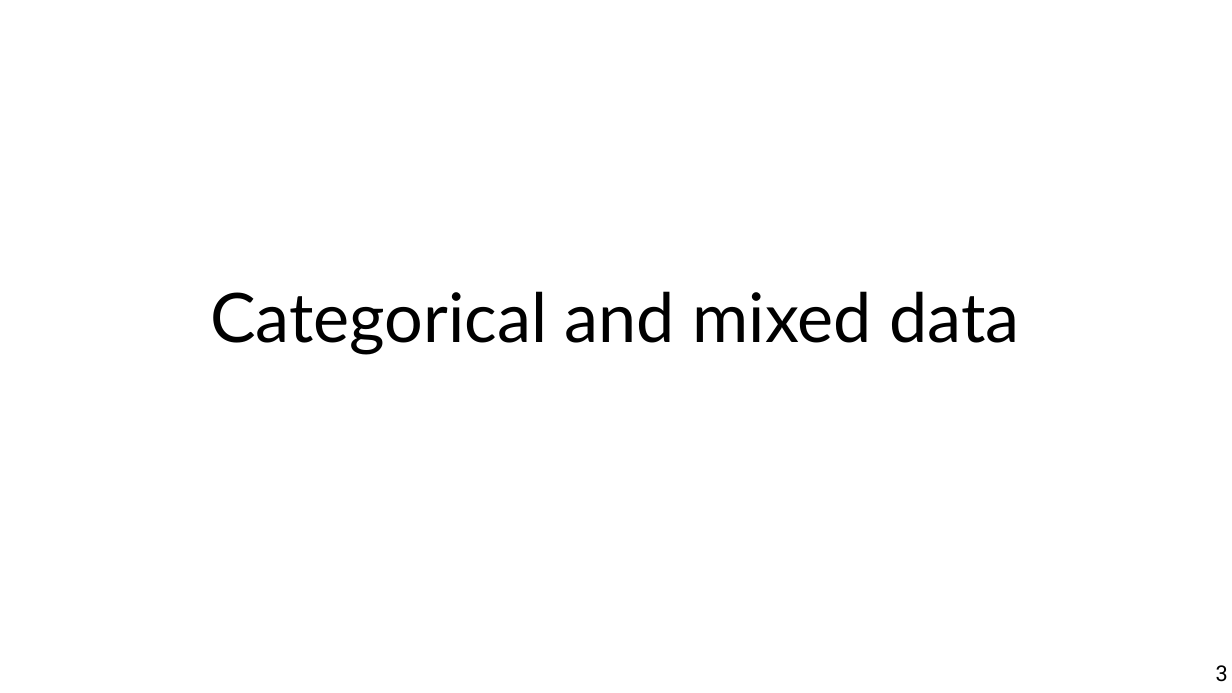
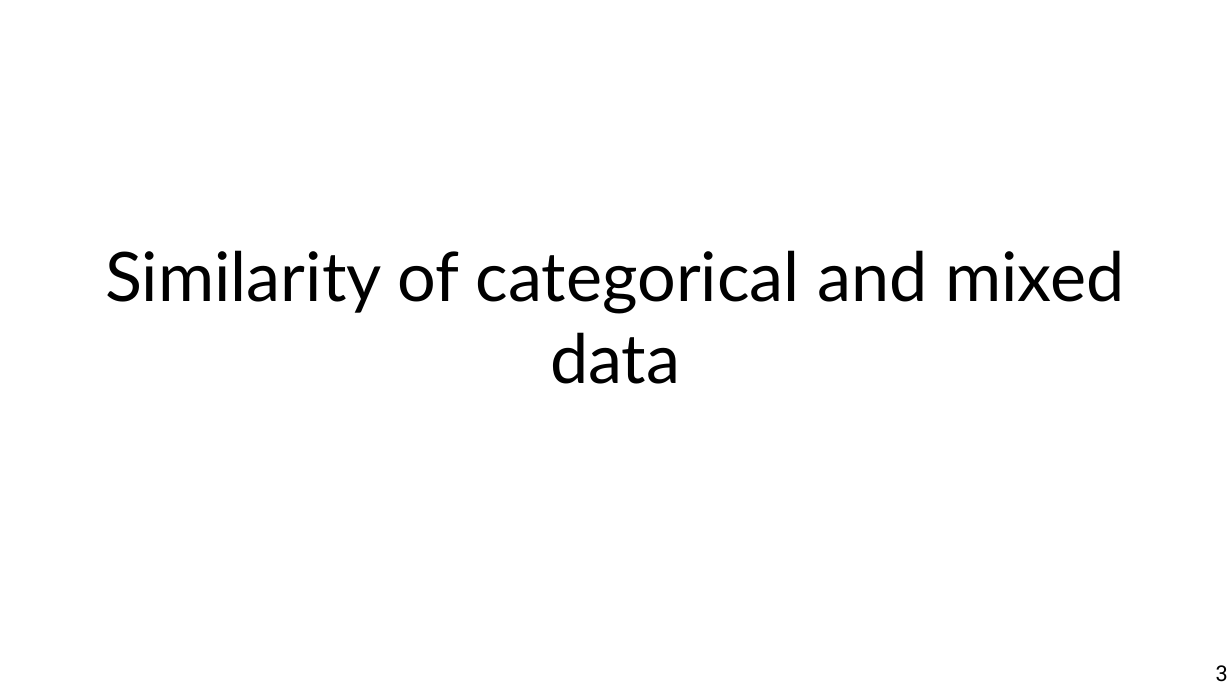
Before and after one commit to marco-calautti/data-mining-course, a slide deck: slide 3 of theory/odp/tt07_sim_beyond_numerical.odp. Drawn at 1232x693 pixels with LibreOffice and Linux fonts; fonts in the diff are those of the drawing. Boxes give left, top, right and bottom in pixels: in the first picture for what was removed or moved away, otherwise in the second. Text is boxed around its words. In the diff, an @@ line names an element or a change of style, - is before the commit and + after.

```diff
--- a/theory/odp/tt07_sim_beyond_numerical.odp
+++ b/theory/odp/tt07_sim_beyond_numerical.odp
@@ title at [105,250,1124,384]: text changed @@
-Categorical and mixed data
+Similarity of categorical and mixed data
```
Also in this commit, not shown: 15 other slides changed, 2 slides added, 1 other file.
